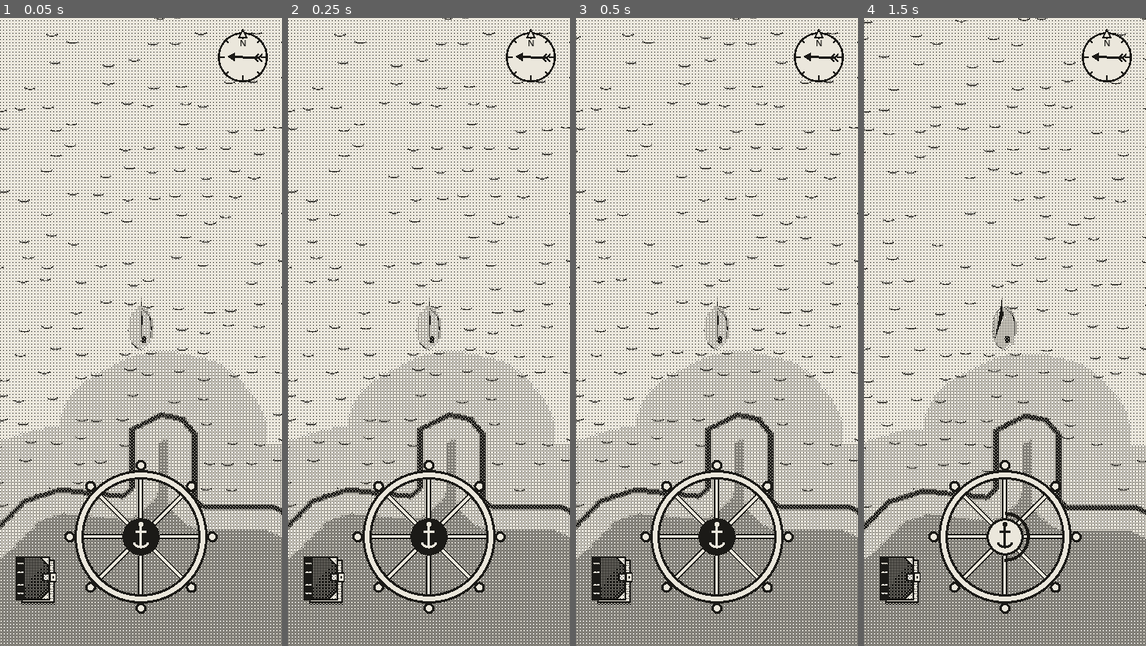
Above: before the commit, frames 1-4 (left to right).
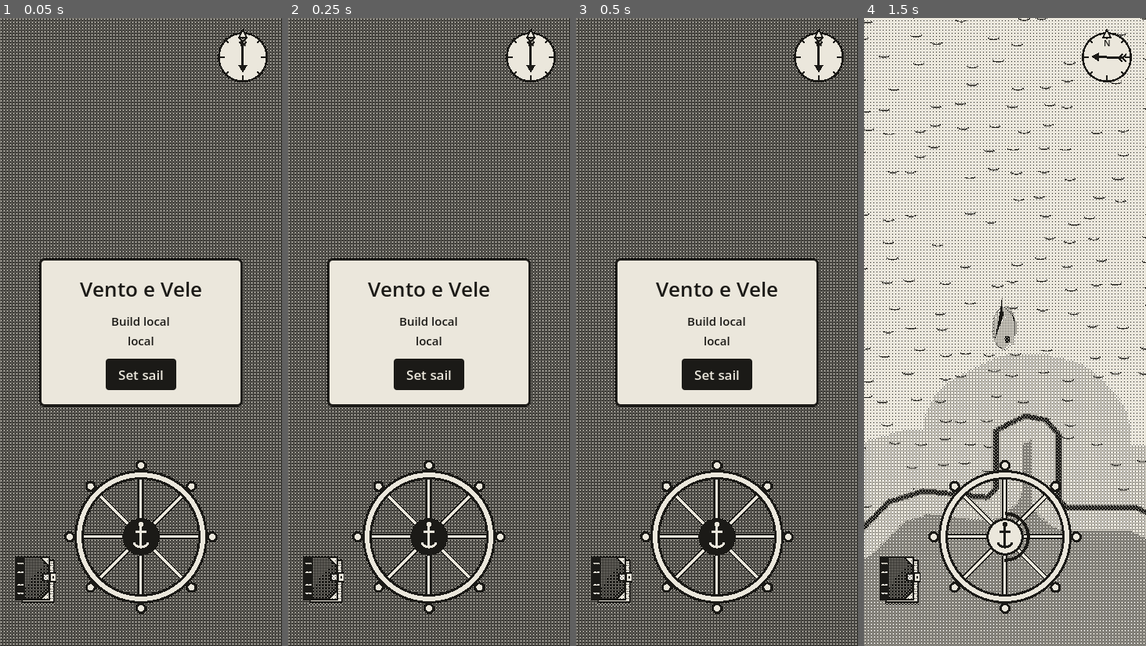
Above: after the commit, the same moments.

Repository: EnricoLabarile/Sail
Game: Godot game, scene res://Assets/Scenes/Overworld.tscn
Two runs of this game, one before a commit and one after it. Both use one fixed random seed, a clock stepped at 60 frames per second and the inputs below.
Inputs (mouse positions are in pixels of both pictures, inside the frame that each line leads up to):
- Up to frame 1 (0.05 s): no input
- Up to frame 2 (0.25 s): no input
- Up to frame 3 (0.5 s): no input
- Up to frame 4 (1.5 s): click (1005, 375) at 0.5 s, where only the run after the commit has a clickable "Set sail"; tap Enter (ui_accept) at 1.25 s; drag from (1005, 539) to (1033, 193) at 1.27 s

The runs differ from the first frame. In frame 1, 43% of the frame differs, in the area x 0-100%, y 0-100%; in frame 2, 43%; in frame 3, 43%; in frame 4, nothing differs.

Commit message:
Start screen with the build number and start time (stamped by the web build)
Co-Authored-By: Claude Opus 5.5 <noreply@anthropic.com>
Claude-Session: https://claude.ai/code/session_0154zeqDuhZHz7ZXLE21BuMs

Diff:
--- a/Assets/Scenes/Overworld.tscn
+++ b/Assets/Scenes/Overworld.tscn
@@ -6,6 +6,7 @@
 [ext_resource type="PackedScene" uid="uid://bba4hwropmrh4" path="res://Assets/Post_Process/dither/dither.tscn" id="4_dither"]
 [ext_resource type="PackedScene" path="res://Assets/UI/wind_vane.tscn" id="5_vane"]
 [ext_resource type="PackedScene" path="res://Assets/UI/logbook/logbook.tscn" id="6_logbook"]
+[ext_resource type="PackedScene" path="res://Assets/UI/start_screen.tscn" id="7_start"]
 
 [node name="Node3D" type="Node3D" unique_id=1254907948]
 
@@ -24,3 +25,5 @@
 [node name="WindVane" parent="." instance=ExtResource("5_vane")]
 
 [node name="Logbook" parent="." instance=ExtResource("6_logbook")]
+
+[node name="StartScreen" parent="." instance=ExtResource("7_start")]
--- /dev/null
+++ b/Assets/UI/build_info.gd
@@ -0,0 +1,9 @@
+## WHICH BUILD THIS IS. Read by the start screen (start_screen.gd).
+##
+## In the repository these say "local": that's what you see playing from the editor on the PC.
+## The automatic build on GitHub (.github/workflows/web.yml) rewrites this file just before it
+## exports the game, with its own number and the time it started (Italian time).
+## So: don't edit it by hand, and don't worry if it says "local" here.
+
+const NUMBER := "local"
+const STARTED := "local"
--- /dev/null
+++ b/Assets/UI/start_screen.gd
@@ -0,0 +1,24 @@
+extends CanvasLayer
+## THE START SCREEN: a card shown before the game starts, saying which build this is
+## (its number and when it was built), so on the phone you can tell you're playing the latest one.
+## A tap on "Set sail" hides it and the game starts.
+##
+## While it's up, the game is paused (get_tree().paused): the boat and the wind wait.
+## This node keeps working while paused (process_mode = Always, set in start_screen.tscn),
+## otherwise its own button would be paused too.
+
+const BuildInfo := preload("res://Assets/UI/build_info.gd")   # the build's number and time
+
+@onready var build_label: Label = $Card/Margin/Lines/Build
+@onready var start_button: Button = $Card/Margin/Lines/Start
+
+
+func _ready() -> void:
+	build_label.text = "Build %s\n%s" % [BuildInfo.NUMBER, BuildInfo.STARTED]
+	start_button.pressed.connect(_on_start)    # when the button is pressed, call _on_start
+	get_tree().paused = true                   # hold the game until "Set sail"
+
+
+func _on_start() -> void:
+	get_tree().paused = false                  # the game goes
+	hide()                                     # the card goes away
--- /dev/null
+++ b/Assets/UI/start_screen.tscn
@@ -0,0 +1,78 @@
+[gd_scene format=3]
+
+[ext_resource type="Script" path="res://Assets/UI/start_screen.gd" id="1_start"]
+
+[sub_resource type="StyleBoxFlat" id="Card"]
+bg_color = Color(0.922, 0.906, 0.863, 1)
+border_width_left = 3
+border_width_top = 3
+border_width_right = 3
+border_width_bottom = 3
+border_color = Color(0.106, 0.102, 0.09, 1)
+corner_radius_top_left = 6
+corner_radius_top_right = 6
+corner_radius_bottom_right = 6
+corner_radius_bottom_left = 6
+
+[sub_resource type="StyleBoxFlat" id="Button"]
+bg_color = Color(0.106, 0.102, 0.09, 1)
+corner_radius_top_left = 4
+corner_radius_top_right = 4
+corner_radius_bottom_right = 4
+corner_radius_bottom_left = 4
+content_margin_left = 16.0
+content_margin_top = 8.0
+content_margin_right = 16.0
+content_margin_bottom = 8.0
+
+[node name="StartScreen" type="CanvasLayer"]
+process_mode = 3
+layer = 130
+script = ExtResource("1_start")
+
+[node name="Card" type="PanelContainer" parent="."]
+anchors_preset = 8
+anchor_left = 0.5
+anchor_top = 0.5
+anchor_right = 0.5
+anchor_bottom = 0.5
+offset_left = -130.0
+offset_top = -90.0
+offset_right = 130.0
+offset_bottom = 90.0
+grow_horizontal = 2
+grow_vertical = 2
+theme_override_styles/panel = SubResource("Card")
+
+[node name="Margin" type="MarginContainer" parent="Card"]
+theme_override_constants/margin_left = 20
+theme_override_constants/margin_top = 18
+theme_override_constants/margin_right = 20
+theme_override_constants/margin_bottom = 18
+
+[node name="Lines" type="VBoxContainer" parent="Card/Margin"]
+theme_override_constants/separation = 12
+alignment = 1
+
+[node name="Title" type="Label" parent="Card/Margin/Lines"]
+theme_override_colors/font_color = Color(0.106, 0.102, 0.09, 1)
+theme_override_font_sizes/font_size = 26
+text = "Vento e Vele"
+horizontal_alignment = 1
+
+[node name="Build" type="Label" parent="Card/Margin/Lines"]
+theme_override_colors/font_color = Color(0.106, 0.102, 0.09, 1)
+theme_override_font_sizes/font_size = 15
+text = "Build"
+horizontal_alignment = 1
+
+[node name="Start" type="Button" parent="Card/Margin/Lines"]
+size_flags_horizontal = 4
+theme_override_colors/font_color = Color(0.922, 0.906, 0.863, 1)
+theme_override_colors/font_pressed_color = Color(0.922, 0.906, 0.863, 1)
+theme_override_colors/font_hover_color = Color(0.922, 0.906, 0.863, 1)
+theme_override_font_sizes/font_size = 17
+theme_override_styles/normal = SubResource("Button")
+theme_override_styles/pressed = SubResource("Button")
+theme_override_styles/hover = SubResource("Button")
+text = "Set sail"
Not shown, changed: .github/workflows/web.yml
Not shown, changed: CLAUDE.md
